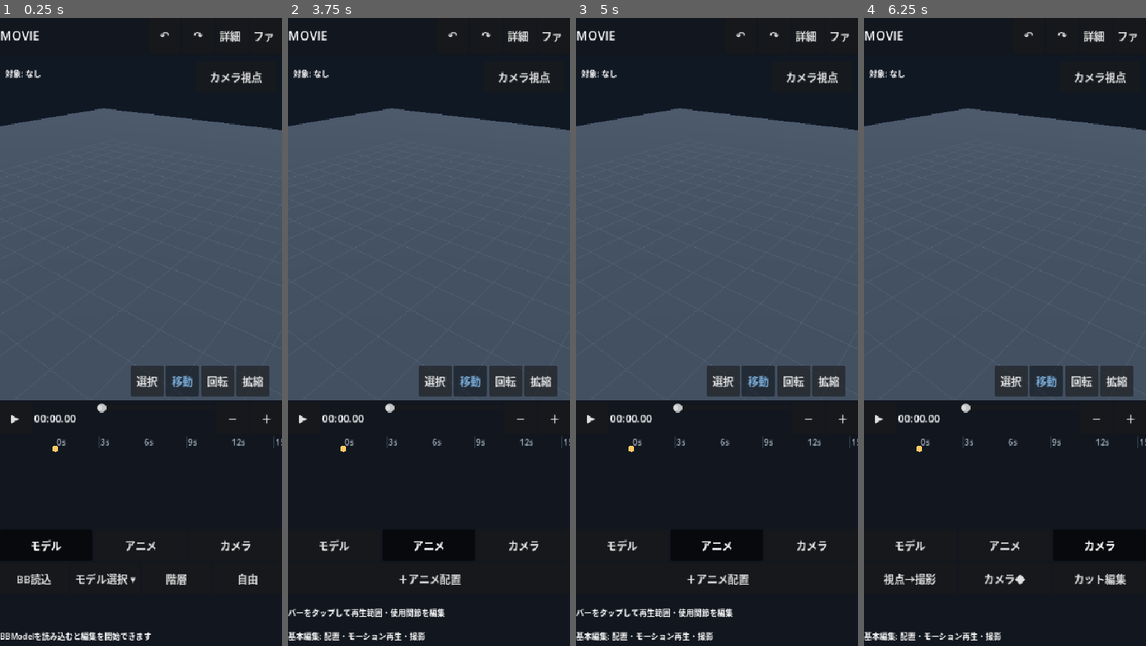
Above: before the commit, frames 1-4 (left to right).
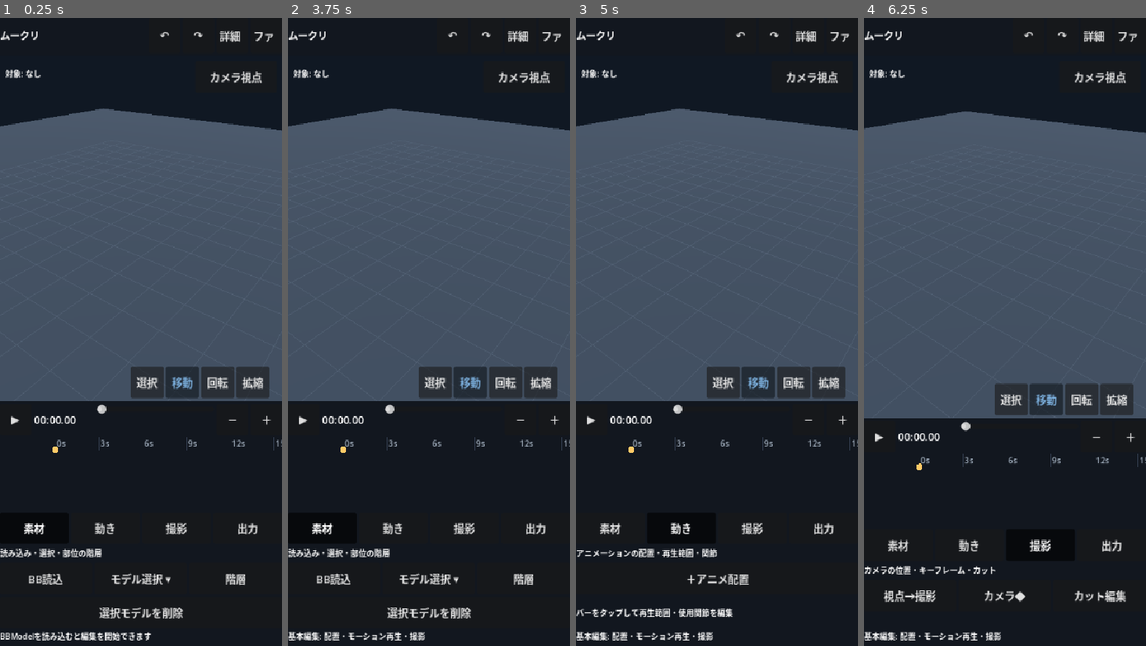
Above: after the commit, the same moments.

Repository: shejklgaia-png/movie_creater
Game: Godot game, scene res://scenes/editor.tscn
Same seed, same stepped clock (60 frames per second), same inputs: the game is played once before the commit and once after it.
Inputs (mouse positions are in pixels of both pictures, inside the frame that each line leads up to):
- Up to frame 1 (0.25 s): no input
- Up to frame 2 (3.75 s): click "詳細編集" (after the commit: "詳細へ") at 0.5 s; click "基本画面へ" (after the commit: "基本へ") at 1.25 s; click (333, 545) at 2 s, where only the run before the commit has a clickable "モデル"; click (321, 526) at 2.75 s, where only the run after the commit has a clickable "素材"; click (429, 545) at 3.5 s, where only the run before the commit has a clickable "アニメ"
- Up to frame 3 (5 s): click (680, 526) at 4.25 s, where only the run after the commit has a clickable "動き"
- Up to frame 4 (6.25 s): click (1100, 545) at 5 s, where only the run before the commit has a clickable "カメラ"; click (1041, 526) at 5.75 s, where only the run after the commit has a clickable "撮影"

The runs differ from the first frame. In frame 1, 3.5% of the frame differs, in the area x 0-100%, y 2-96%; in frame 2, 3.5%; in frame 3, 2.4%; in frame 4, 7.7%, in the area x 0-100%, y 2-93%.

Commit message:
UI: group Movie Creator controls by task and add dedicated export page (#27)
* test: align UI expectations with task-based workspace tabs before implementation

* test: specify task grouped navigation and mobile accessibility

* ci: run task-grouped navigation regression before build

* ui: group Movie Creator controls into five clear task pages

* ui: preserve 44px touch tabs and compact portrait layout

* ui: clarify transform axis state and fit compact Japanese header

* test: check detailed transform tab within the intended authoring workspace

Diff:
--- a/scripts/editor.gd
+++ b/scripts/editor.gd
@@ -70,7 +70,7 @@
 # A single compact, two-row action panel is visible at a time on phones.
 var category_pages: Dictionary = {}
 var category_buttons: Dictionary = {}
-var active_category := "モデル"
+var active_category := "素材"
 var motion_workspace := false
 var workspace_button: Button
 var bb_assets: Dictionary = {}
@@ -157,14 +157,14 @@
     header.custom_minimum_size.y = 54
     layout.add_child(header)
     var app_title := Label.new()
-    app_title.text = "MOVIE"
-    app_title.add_theme_font_size_override("font_size", 19)
+    app_title.text = "ムークリ"
+    app_title.add_theme_font_size_override("font_size", 15)
     app_title.size_flags_horizontal = Control.SIZE_EXPAND_FILL
     app_title.vertical_alignment = VERTICAL_ALIGNMENT_CENTER
     header.add_child(app_title)
     _make_button(header, "↶", _undo_part_edit).tooltip_text = "関節編集のみ取り消し"
     _make_button(header, "↷", _redo_part_edit).tooltip_text = "関節編集のみやり直し"
-    workspace_button = _make_button(header, "詳細編集", _toggle_workspace)
+    workspace_button = _make_button(header, "詳細へ", _toggle_workspace)
     workspace_button.tooltip_text = "基本編集と関節・キーフレームの詳細編集を切り替え"
     _make_button(header, "ファイル", _open_file_menu)
 
@@ -262,7 +262,7 @@
     _make_button(playback, "＋", func(): _change_timeline_zoom(1))
 
     timeline_scroll = ScrollContainer.new()
-    timeline_scroll.custom_minimum_size = Vector2(0, 140)
+    timeline_scroll.custom_minimum_size = Vector2(0, 112)
     timeline_scroll.size_flags_horizontal = Control.SIZE_EXPAND_FILL
     timeline_scroll.horizontal_scroll_mode = ScrollContainer.SCROLL_MODE_DISABLED
     # TimelineView owns drag gestures. Disable ScrollContainer's built-in
@@ -291,7 +291,7 @@
     category_stack.size_flags_horizontal = Control.SIZE_EXPAND_FILL
     category_stack.add_theme_constant_override("separation", 0)
     dock.add_child(category_stack)
-    for category in ["モデル", "変形", "アニメ", "カメラ"]:
+    for category in ["素材", "変形", "動き", "撮影", "出力"]:
         var nav_button := _make_button(category_nav, category, _select_category.bind(category))
         nav_button.size_flags_horizontal = Control.SIZE_EXPAND_FILL
         nav_button.custom_minimum_size = Vector2(0, 48)
@@ -303,19 +303,32 @@
         page.size_flags_horizontal = Control.SIZE_EXPAND_FILL
         page.add_theme_constant_override("separation", 4)
         category_stack.add_child(page)
+        var page_description := Label.new()
+        page_description.text = {
+            "素材": "読み込み・選択・部位の階層",
+            "変形": "位置・回転・大きさ・キーフレーム",
+            "動き": "アニメーションの配置・再生範囲・関節",
+            "撮影": "カメラの位置・キーフレーム・カット",
+            "出力": "プロジェクトの保存とGodotへの書き出し"
+        }[category]
+        page_description.add_theme_font_size_override("font_size", 12)
+        page_description.custom_minimum_size.y = 22
+        page_description.vertical_alignment = VERTICAL_ALIGNMENT_CENTER
+        page_description.clip_text = true
+        page.add_child(page_description)
         category_pages[category] = page
 
     # Model page only imports external assets: no placeholder shapes or
     # generic add-object buttons.
-    var model_page: VBoxContainer = category_pages["モデル"]
+    var model_page: VBoxContainer = category_pages["素材"]
     var properties := _category_row(model_page)
     _category_action(properties, "BB読込", _choose_bbmodel)
     selection = _category_action(properties, "モデル選択 ▾", _toggle_picker)
     selection.custom_minimum_size.x = 98
     part_picker_button = _category_action(properties, "階層", _open_part_picker)
     part_picker_button.custom_minimum_size.x = 64
-    axis_option = _category_action(properties, "自由", _cycle_axis)
-    axis_option.custom_minimum_size.x = 74
+    var model_management := _category_row(model_page)
+    _category_action(model_management, "選択モデルを削除", _confirm_delete_model)
 
     # Transform: position/rotation/scale tools stay overlaid on the preview.
     # The numeric and keyframe actions live together in this category.
@@ -330,6 +343,8 @@
     ]:
         _category_action(nudge_row, str(action["text"]), action["call"])
     var key_row := _category_row(transform_page)
+    axis_option = _category_action(key_row, "軸：自由", _cycle_axis)
+    axis_option.tooltip_text = "X / Y / Z / 自由を切り替える"
     _category_action(key_row, "◆ キー登録", _insert_key)
     var key_hint := Label.new()
     key_hint.text = "現在の変形をタイムラインに記録"
@@ -340,7 +355,7 @@
     key_row.add_child(key_hint)
 
     # Animation: clips and partial-joint pose capture.
-    var animation_page: VBoxContainer = category_pages["アニメ"]
+    var animation_page: VBoxContainer = category_pages["動き"]
     var motion_row := _category_row(animation_page)
     motion_button = _category_action(motion_row, "＋アニメ配置", _open_motion_picker)
     motion_button.tooltip_text = "読み込んだモデルのアニメーションをタイムラインに追加"
@@ -356,12 +371,24 @@
     animation_page.add_child(animation_hint)
 
     # Camera settings stay in their category; view switching lives in preview.
-    var camera_page: VBoxContainer = category_pages["カメラ"]
+    var camera_page: VBoxContainer = category_pages["撮影"]
     var camera_row := _category_row(camera_page)
     _category_action(camera_row, "視点→撮影", _copy_editor_to_shot)
     _category_action(camera_row, "カメラ◆", _insert_camera_key)
     _category_action(camera_row, "カット編集", _open_camera_menu)
-    _select_category("モデル")
+
+    # Saving, loading and exporting are collected in their own task page;
+    # the header file menu remains a shortcut for less frequently used actions.
+    var output_page: VBoxContainer = category_pages["出力"]
+    var project_row := _category_row(output_page)
+    _category_action(project_row, "保存", _save_project)
+    _category_action(project_row, "保存済みを開く", _load_project)
+    _category_action(project_row, "新規", _confirm_new_project)
+    var export_row := _category_row(output_page)
+    _category_action(export_row, "プロジェクト出力", _choose_project_export)
+    _category_action(export_row, "Godot出力", _choose_runtime_export)
+    _category_action(export_row, "尺を変更", _show_duration_dialog)
+    _select_category("素材")
     _refresh_workspace()
 
     status_label = Label.new()
@@ -410,12 +437,12 @@
     if not motion_workspace and pose_record_mode:
         _toggle_pose_record()
     _refresh_workspace()
-    _select_category("変形" if motion_workspace else "モデル")
+    _select_category("変形" if motion_workspace else "素材")
     _show_message("モーション編集: 関節とキーを編集できます" if motion_workspace else "基本編集: 配置・モーション再生・撮影")
 
 func _refresh_workspace() -> void:
     if workspace_button != null:
-        workspace_button.text = "基本画面へ" if motion_workspace else "詳細編集"
+        workspace_button.text = "基本へ" if motion_workspace else "詳細へ"
     if category_buttons.has("変形"):
         (category_buttons["変形"] as Control).visible = motion_workspace
     if pose_record_button != null:
@@ -2503,7 +2530,7 @@
 
 func _cycle_axis() -> void:
     axis_index = (axis_index + 1) % 4
-    axis_option.text = ["自由", "X", "Y", "Z"][axis_index]
+    axis_option.text = ["軸：自由", "軸：X", "軸：Y", "軸：Z"][axis_index]
     _update_gizmo()
 
 func _build_picker() -> void:
--- /dev/null
+++ b/tests/test_task_tabs.gd
@@ -0,0 +1,68 @@
+extends SceneTree
+## Task-based navigation must remain reachable and unclipped on phones.
+func _initialize() -> void:
+    call_deferred("_run")
+
+func _fail(message: String) -> void:
+    push_error("MOVIE TASK TABS FAILED: " + message)
+    quit(1)
+
+func _run() -> void:
+    var app: Control = load("res://scenes/editor.tscn").instantiate()
+    root.add_child(app)
+    await process_frame
+    var pages: Dictionary = app.get("category_pages")
+    var buttons: Dictionary = app.get("category_buttons")
+    var names := ["素材", "変形", "動き", "撮影", "出力"]
+    if pages.size() != names.size() or buttons.size() != names.size():
+        _fail("Expected five separate task tabs")
+        return
+    # All five tabs are accessible in the detailed workspace. In the basic
+    # workspace, transform tools are intentionally hidden to avoid clutter.
+    if (buttons["変形"] as Button).visible:
+        _fail("Basic workspace should not expose detailed transform tools")
+        return
+    app.call("_toggle_workspace")
+    for canvas in [Vector2(320, 640), Vector2(360, 800), Vector2(432, 960)]:
+        app.set_anchors_and_offsets_preset(Control.PRESET_TOP_LEFT)
+        app.size = canvas
+        await process_frame
+        for name in names:
+            app.call("_select_category", name)
+            await process_frame
+            var visible_count := 0
+            for item in names:
+                if (pages[item] as Control).visible:
+                    visible_count += 1
+            if visible_count != 1 or not (pages[name] as Control).visible:
+                _fail("Only the active page should occupy space: " + name)
+                return
+            if not (buttons[name] as Button).button_pressed:
+                _fail("Selected page lacks a pressed tab: " + name)
+                return
+            var r: Rect2 = (buttons[name] as Button).get_global_rect()
+            if r.size.x < 44.0 or r.size.y < 44.0 or r.position.x < -1.0 or r.end.x > canvas.x + 1.0:
+                _fail("Task tab cannot be tapped at " + str(canvas) + ": " + name)
+                return
+    app.call("_toggle_workspace")
+    app.call("_select_category", "出力")
+    var output_page: Control = pages["出力"]
+    var labels := ""
+    for node in output_page.get_children():
+        for child in node.get_children():
+            if child is Button:
+                labels += child.text + " "
+    for required in ["保存", "開く", "Godot出力"]:
+        if not labels.contains(required):
+            _fail("Output page missing " + required)
+            return
+    app.call("_toggle_workspace")
+    if not (buttons["変形"] as Button).visible:
+        _fail("Detailed authoring page is not available")
+        return
+    app.call("_select_category", "変形")
+    if not (pages["変形"] as Control).visible:
+        _fail("Detailed transform page cannot be opened")
+        return
+    print("MOVIE TASK TABS PASSED: five grouped pages, output actions, portrait navigation, authoring tools")
+    quit(0)
--- a/tests/test_ux_fixes.gd
+++ b/tests/test_ux_fixes.gd
@@ -42,14 +42,14 @@
     # Each action category must stay on screen, not just the startup page.
     var category_pages: Dictionary = editor.get("category_pages")
     var category_buttons: Dictionary = editor.get("category_buttons")
-    if category_pages.size() != 4 or category_buttons.size() != 4:
-        _fail("Expected four compact editing categories")
+    if category_pages.size() != 5 or category_buttons.size() != 5:
+        _fail("Expected five task-based editing categories")
         return
     for canvas in [Vector2(320, 640), Vector2(360, 800), Vector2(432, 960)]:
         editor.size = canvas
         await process_frame
         await process_frame
-        for category in ["モデル", "変形", "アニメ", "カメラ"]:
+        for category in ["素材", "変形", "動き", "撮影", "出力"]:
             editor.call("_select_category", category)
             await process_frame
             if not (category_pages[category] as Control).visible:
@@ -79,7 +79,7 @@
                     _fail("Category %s has too-small touch target: %s, %s" % [category, visible_button.text, str(bounds)])
                     return
     editor.size = Vector2(360, 800)
-    editor.call("_select_category", "モデル")
+    editor.call("_select_category", "素材")
     await process_frame
     await process_frame
 
